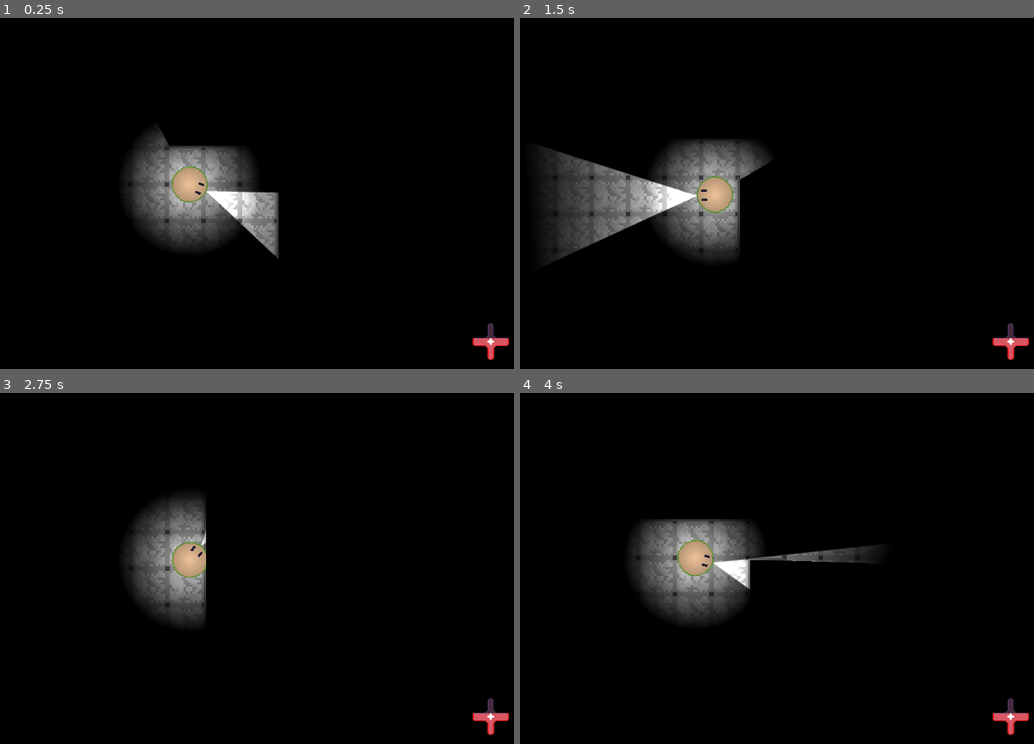
Above: before the commit, frames 1-4 (two rows, left to right).
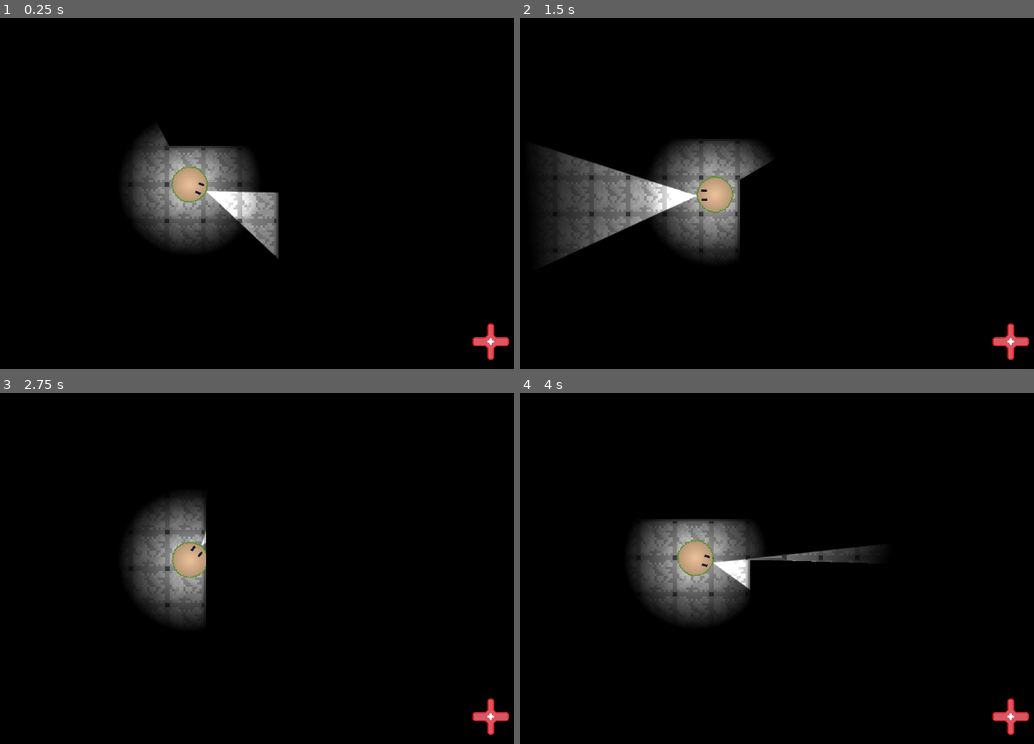
Above: after the commit, the same moments.

Repository: Eeviika/getshutsu
Game: Godot game, scene res://rooms/testRoom.tscn
Two runs of this game, one before a commit and one after it. Both use one fixed random seed, a clock stepped at 60 frames per second and the inputs below. The project has no main scene, so this scene is started directly.
Inputs (mouse positions are in pixels of both pictures, inside the frame that each line leads up to):
- Up to frame 1 (0.25 s): no input
- Up to frame 2 (1.5 s): tap Enter at 0.5, 1.35 s; move the mouse to (854, 165) at 0.52 s; hold D (_right) 0.53-1.28 s; click (854, 165) at 0.6 s; move the mouse to (576, 204) at 1.27 s; hold S (_down) from 1.28 s (still down)
- Up to frame 3 (2.75 s): move the mouse to (257, 477) at 2.02 s; release S (_down) at 2.03 s; hold D (_right) from 2.03 s (still down); click (257, 477) at 2.1 s
- Up to frame 4 (4 s): move the mouse to (679, 631) at 2.77 s; release D (_right) at 2.78 s; hold W (_up) 2.78-3.53 s; tap Enter at 2.85 s; move the mouse to (905, 614) at 3.52 s; hold A (_left) from 3.53 s (still down); click (905, 614) at 3.6 s

The runs differ from the first frame. In frame 1, less than 0.1% of the frame differs, in the area x 92-99%, y 86-92%; in frame 2, less than 0.1%; in frame 3, less than 0.1%; in frame 4, less than 0.1%.
Error in both runs: Assertion failed: Directory for "audioFolder" is invalid; Points to "res://audio" (res://addons/uncoded_studios_api/autoload.gd:96)

Commit message:
changed default value

Diff:
--- a/objects/inGameUI.tscn
+++ b/objects/inGameUI.tscn
@@ -27,7 +27,7 @@
 scale = Vector2(0.5, 0.5)
 mouse_filter = 2
 max_value = 10.0
-value = 3.0
+value = 5.0
 fill_mode = 3
 texture_under = ExtResource("1_q5kt2")
 texture_progress = ExtResource("1_wbx0w")
